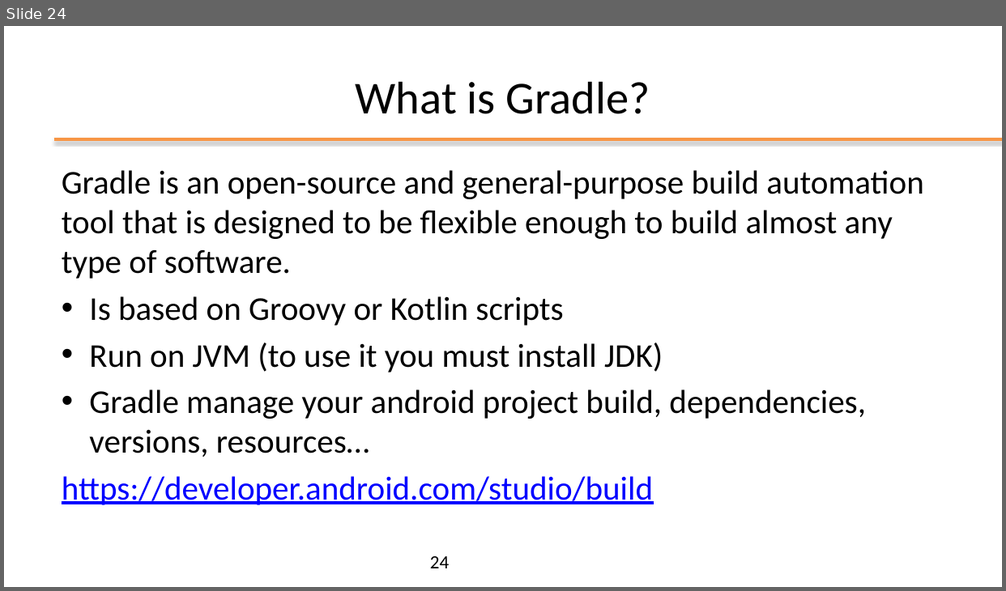
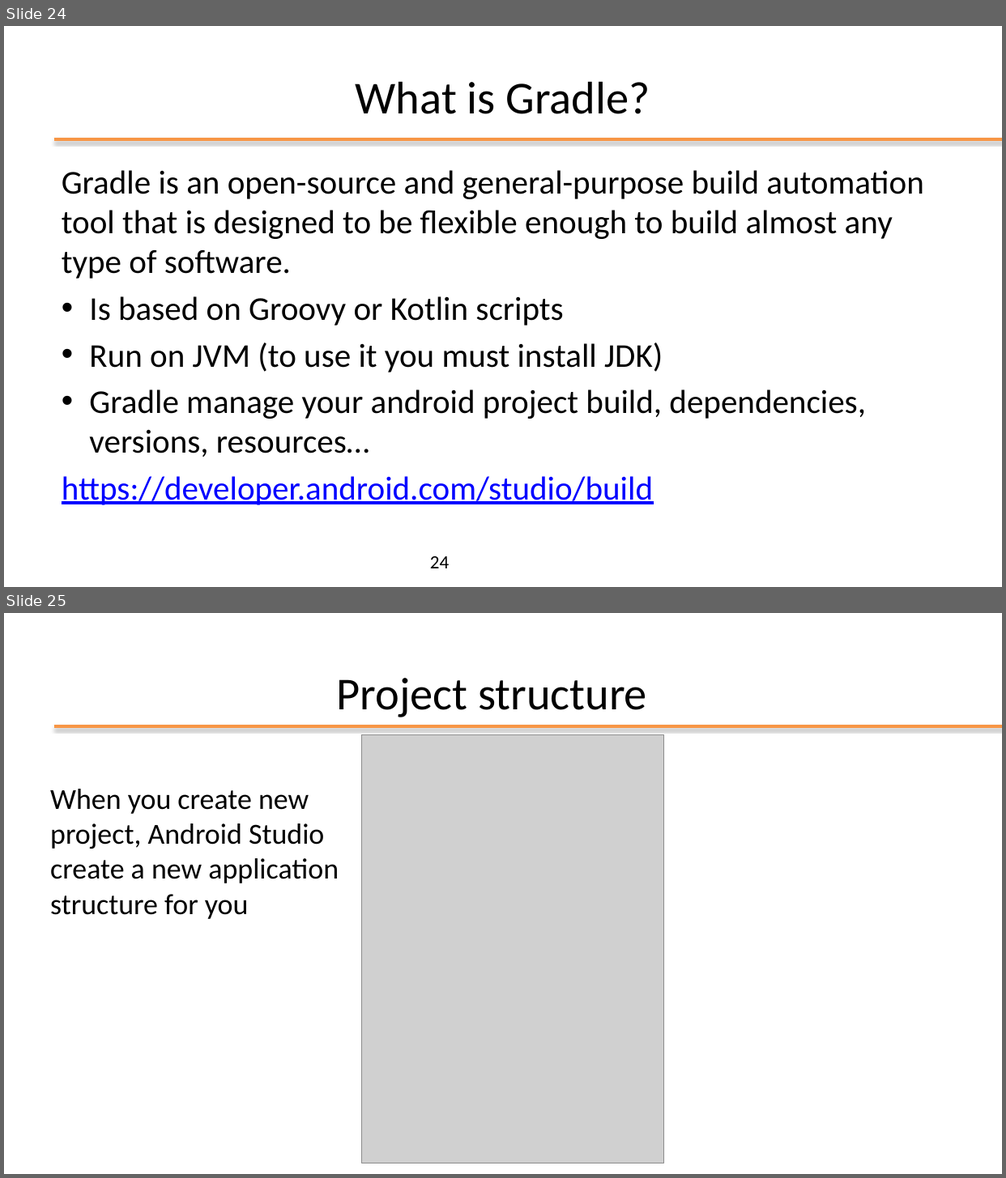
Before and after one commit to kevinmala00/ATTIVITA-PROGETTUALE, a slide deck: slides/02 - Android Studio.pptx. Shown one above the other, each under a label of ours: slide 24 before the commit, slides 24 and 25 after it. The pictures are 1006x591 and 1006x1178 pixels, drawn with LibreOffice and Linux fonts; fonts in the diff are those of the drawing; grey boxes stand for pictures; background and template pictures are left out. Boxes give left, top, right and bottom in pixels: in the first picture for what was removed or moved away, otherwise in the second. Text is boxed around its words. In the diff, an @@ line names an element or a change of style, - is before the commit and + after.

Commit message:
M2 -> COMPLETE (add project structure)

```diff
--- a/slides/02 - Android Studio.pptx
+++ b/slides/02 - Android Studio.pptx
@@ slide 25 added at (4,613,1002,1174), background #FFFFFF; not listed: 1 template element that a slide beside it also shows @@
@@ title added at (336,678,647,717), 44 pt, text #000000 @@
+Project structure
@@ picture added at (362,735,663,1164) @@
@@ text added at (50,789,339,919), 28 pt, text #000000 @@
+When you create new project, Android Studio create a new application structure for you
```
Also in this commit, not shown: 9 other slides added.
